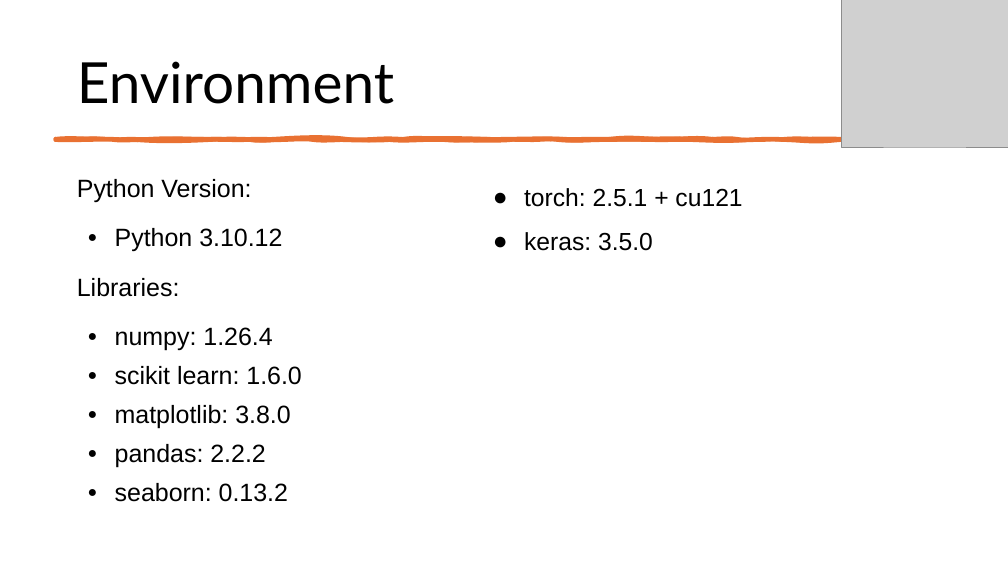
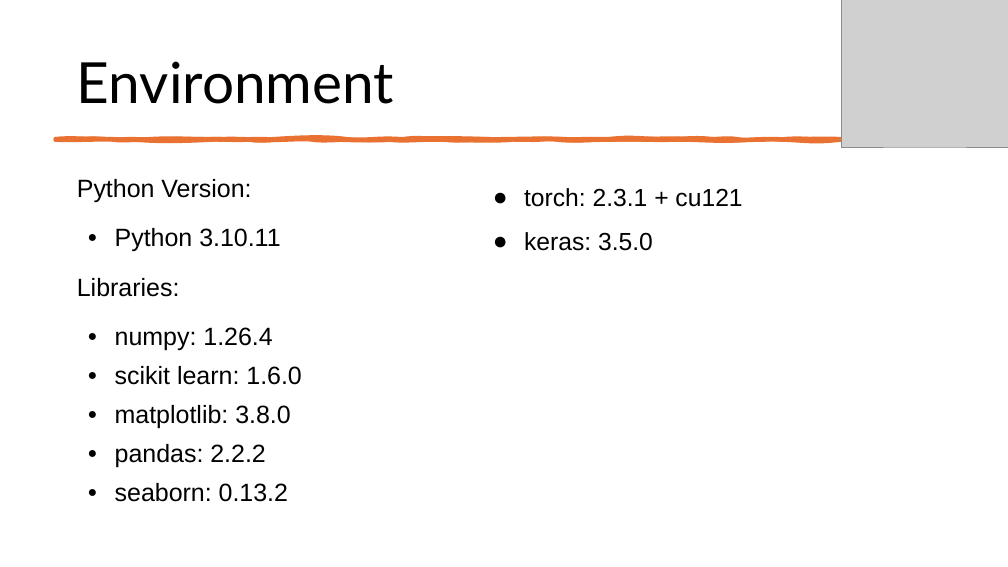
Before and after one commit to CODECRUNCHWORLDWIDE/C5-CRUNCH-AI-DATA-SCIENCE, a slide deck: slide 11 of Unit-0/INTRODUCTION.pptx. Drawn at 1008x567 pixels with LibreOffice and Linux fonts; fonts in the diff are those of the drawing; grey boxes stand for pictures. Boxes give left, top, right and bottom in pixels: in the first picture for what was removed or moved away, otherwise in the second. Text is boxed around its words. In the diff, an @@ line names an element or a change of style, - is before the commit and + after.

```diff
--- a/Unit-0/INTRODUCTION.pptx
+++ b/Unit-0/INTRODUCTION.pptx
@@ text at (524, 188, 742, 207): text changed @@
-● torch: 2.5.1 + cu121
+● torch: 2.3.1 + cu121
@@ text at (115, 228, 280, 252): text changed @@
-● Python 3.10.12
+● Python 3.10.11
```
Also in this commit, not shown: 2 other slides changed, 1 slide added, 3 other files.
